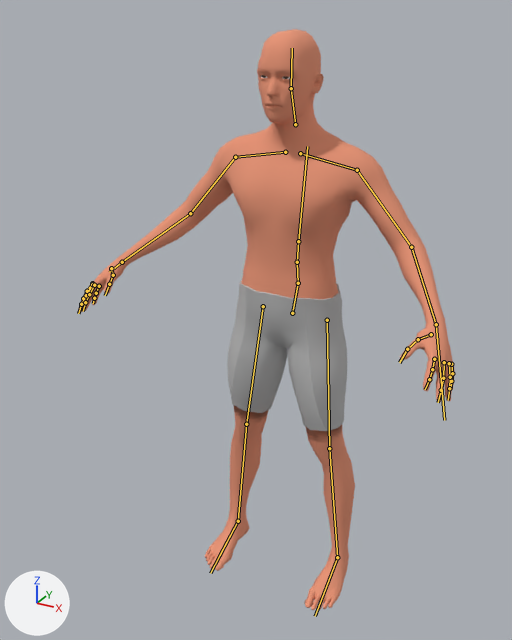
The glTF model ScoopsField/res/models/bodymodel_.glb: old version first, new version second.
Camera for both pictures: a camera (50 mm lens) standing at (0.87, -1.823, 1.796) and looking at (-0.034, -0.18, 0.974). The axes (+X, +Y, +Z) are drawn at lower left. The lights are the same throughout. The older version comes first. The bones that change, and the others that lie on the model, are drawn over the model as lines.

In view in the first picture: 'Human', 'Human.001'.
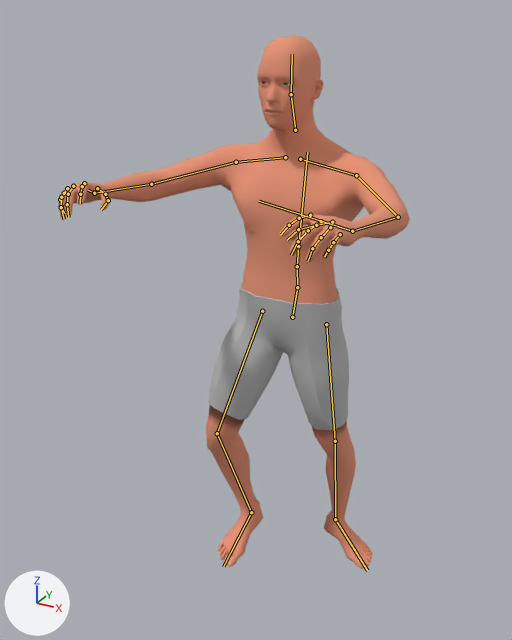
The newer file adds an action. The first version stands in its rest pose; the second is drawn at frame 4 of the action 'turn_right'.

Boxes [x1, y1, x2, y2] around the edits, measured in the pictures (512 x 640 px):
'Human', posed (7% narrower, 8% shorter): before [78, 29, 455, 611]; after [58, 35, 410, 569]
'Human.001', posed (17% wider, 12% shorter): before [227, 280, 355, 528]; after [206, 285, 356, 502]
bone 'pelvis', root to tip: before (292, 313) to (298, 283); after (292, 317) to (297, 287)
bone 'upperarm_l', root to tip: before (357, 170) to (411, 247); after (356, 175) to (398, 217)
bone 'lowerarm_l', root to tip: before (411, 247) to (436, 324); after (398, 217) to (352, 231)
bone 'hand_l', root to tip: before (436, 324) to (437, 340); after (352, 231) to (337, 226)
bone 'index_01_l', root to tip: before (434, 359) to (432, 369); after (310, 215) to (299, 218)
bone 'index_02_l', root to tip: before (432, 369) to (429, 379); after (299, 218) to (289, 225)
bone 'middle_01_l', root to tip: before (444, 362) to (443, 378); after (321, 221) to (308, 230)
bone 'middle_02_l', root to tip: before (443, 378) to (441, 390); after (308, 230) to (298, 241)
bone 'middle_03_l', root to tip: before (441, 390) to (438, 402); after (298, 241) to (291, 255)
bone 'pinky_01_l', root to tip: before (451, 364) to (452, 373); after (340, 234) to (333, 242)
bone 'pinky_02_l', root to tip: before (452, 373) to (451, 381); after (333, 242) to (328, 250)
bone 'pinky_03_l', root to tip: before (451, 381) to (451, 388); after (328, 250) to (324, 256)
bone 'ring_01_l', root to tip: before (449, 363) to (450, 377); after (330, 227) to (321, 237)
bone 'ring_02_l', root to tip: before (450, 377) to (449, 388); after (321, 237) to (312, 248)
bone 'ring_03_l', root to tip: before (449, 388) to (448, 400); after (312, 248) to (308, 261)
bone 'thumb_02_l', root to tip: before (418, 339) to (407, 349); after (316, 225) to (298, 229)
bone 'thumb_03_l', root to tip: before (407, 349) to (399, 362); after (298, 229) to (287, 240)
bone 'upperarm_r', root to tip: before (235, 157) to (190, 213); after (236, 162) to (151, 184)
bone 'lowerarm_r', root to tip: before (190, 213) to (122, 262); after (151, 184) to (94, 193)
bone 'hand_r', root to tip: before (122, 262) to (109, 272); after (94, 193) to (88, 190)
bone 'index_01_r', root to tip: before (92, 283) to (87, 291); after (84, 183) to (82, 186)
bone 'index_02_r', root to tip: before (87, 291) to (83, 298); after (82, 186) to (80, 194)
bone 'middle_01_r', root to tip: before (92, 284) to (86, 295); after (73, 186) to (68, 194)
bone 'middle_02_r', root to tip: before (86, 295) to (81, 304); after (68, 194) to (67, 204)
bone 'middle_03_r', root to tip: before (81, 304) to (78, 313); after (67, 204) to (68, 217)
bone 'pinky_01_r', root to tip: before (99, 286) to (96, 293); after (64, 193) to (60, 199)
bone 'pinky_02_r', root to tip: before (96, 293) to (94, 298); after (60, 199) to (61, 206)
bone 'pinky_03_r', root to tip: before (94, 298) to (93, 303); after (61, 206) to (64, 213)
bone 'ring_01_r', root to tip: before (94, 285) to (89, 294); after (67, 188) to (61, 197)
bone 'ring_02_r', root to tip: before (89, 294) to (85, 302); after (61, 197) to (61, 207)
bone 'ring_03_r', root to tip: before (85, 302) to (83, 311); after (61, 207) to (64, 219)
bone 'thumb_02_r', root to tip: before (113, 275) to (109, 284); after (105, 194) to (108, 200)
bone 'thumb_03_r', root to tip: before (109, 284) to (105, 295); after (108, 200) to (101, 210)
bone 'thigh_l', root to tip: before (327, 320) to (329, 448); after (326, 324) to (335, 441)
bone 'calf_l', root to tip: before (329, 448) to (337, 557); after (335, 441) to (335, 519)
bone 'foot_l', root to tip: before (337, 557) to (322, 596); after (335, 519) to (357, 553)
bone 'thigh_r', root to tip: before (263, 306) to (246, 424); after (262, 311) to (217, 433)
bone 'calf_r', root to tip: before (246, 424) to (238, 521); after (217, 433) to (251, 512)
bone 'foot_r', root to tip: before (238, 521) to (219, 555); after (251, 512) to (232, 549)

The change in detail:
Bone 'pelvis' (bone_pelvis) moves from (0.0, 0.0, 0.0) to (0.0, -0.014, -0.005).
Bone 'upperarm_l' (bone_upperarm_l) turns from (0, 0, 0) to (46, 7, 38) degrees about its own x, y and z.
Bone 'lowerarm_l' (bone_lowerarm_l) turns from (0, 0, 0) to (4, 2, 10) degrees about its own x, y and z.
Bone 'hand_l' (bone_hand_l) turns from (0, 0, 0) to (-11, -12, 21) degrees about its own x, y and z.
Bone 'index_01_l' (bone_index_01_l) moves from (0.0, 0.0, 0.0) to (0.001, 0.003, -0.001).
Bone 'index_01_l' (bone_index_01_l) turns from (0, 0, 0) to (12, 0, 0) degrees about its own x, y and z.
Bone 'index_02_l' (bone_index_02_l) turns from (0, 0, 0) to (12, 0, 0) degrees about its own x, y and z.
Bone 'middle_01_l' (bone_middle_01_l) moves from (0.0, 0.0, 0.0) to (0.001, 0.002, 0.001).
Bone 'middle_01_l' (bone_middle_01_l) turns from (0, 0, 0) to (18, 0, 0) degrees about its own x, y and z.
Bone 'middle_02_l' (bone_middle_02_l) turns from (0, 0, 0) to (18, 0, 0) degrees about its own x, y and z.
Bone 'middle_03_l' (bone_middle_03_l) turns from (0, 0, 0) to (18, 0, 0) degrees about its own x, y and z.
Bone 'pinky_01_l' (bone_pinky_01_l) moves from (0.0, 0.0, 0.0) to (0.0, -0.006, 0.0).
Bone 'pinky_01_l' (bone_pinky_01_l) turns from (0, 0, 0) to (25, 0, 0) degrees about its own x, y and z.
Bone 'pinky_02_l' (bone_pinky_02_l) turns from (0, 0, 0) to (25, 0, 0) degrees about its own x, y and z.
Bone 'pinky_03_l' (bone_pinky_03_l) turns from (0, 0, 0) to (25, 0, 0) degrees about its own x, y and z.
Bone 'ring_01_l' (bone_ring_01_l) moves from (0.0, 0.0, 0.0) to (0.0, 0.0, 0.001).
Bone 'ring_01_l' (bone_ring_01_l) turns from (0, 0, 0) to (22, 0, 0) degrees about its own x, y and z.
Bone 'ring_02_l' (bone_ring_02_l) turns from (0, 0, 0) to (22, 0, 0) degrees about its own x, y and z.
Bone 'ring_03_l' (bone_ring_03_l) turns from (0, 0, 0) to (22, 0, 0) degrees about its own x, y and z.
Bone 'thumb_02_l' (bone_thumb_02_l) turns from (0, 0, 0) to (15, 0, 0) degrees about its own x, y and z.
Bone 'thumb_03_l' (bone_thumb_03_l) turns from (0, 0, 0) to (15, 0, 0) degrees about its own x, y and z.
Bone 'upperarm_r' (bone_upperarm_r) turns from (0, 0, 0) to (46, -7, -38) degrees about its own x, y and z.
Bone 'lowerarm_r' (bone_lowerarm_r) turns from (0, 0, 0) to (4, -2, -10) degrees about its own x, y and z.
Bone 'hand_r' (bone_hand_r) turns from (0, 0, 0) to (-11, 12, -21) degrees about its own x, y and z.
Bone 'index_01_r' (bone_index_01_r) moves from (0.0, 0.0, 0.0) to (-0.001, 0.003, -0.001).
Bone 'index_01_r' (bone_index_01_r) turns from (0, 0, 0) to (12, 0, 0) degrees about its own x, y and z.
Bone 'index_02_r' (bone_index_02_r) turns from (0, 0, 0) to (12, 0, 0) degrees about its own x, y and z.
Bone 'middle_01_r' (bone_middle_01_r) moves from (0.0, 0.0, 0.0) to (-0.001, 0.002, 0.001).
Bone 'middle_01_r' (bone_middle_01_r) turns from (0, 0, 0) to (18, 0, 0) degrees about its own x, y and z.
Bone 'middle_02_r' (bone_middle_02_r) turns from (0, 0, 0) to (18, 0, 0) degrees about its own x, y and z.
Bone 'middle_03_r' (bone_middle_03_r) turns from (0, 0, 0) to (18, 0, 0) degrees about its own x, y and z.
Bone 'pinky_01_r' (bone_pinky_01_r) moves from (0.0, 0.0, 0.0) to (0.0, -0.006, 0.0).
Bone 'pinky_01_r' (bone_pinky_01_r) turns from (0, 0, 0) to (25, 0, 0) degrees about its own x, y and z.
Bone 'pinky_02_r' (bone_pinky_02_r) turns from (0, 0, 0) to (25, 0, 0) degrees about its own x, y and z.
Bone 'pinky_03_r' (bone_pinky_03_r) turns from (0, 0, 0) to (25, 0, 0) degrees about its own x, y and z.
Bone 'ring_01_r' (bone_ring_01_r) moves from (0.0, 0.0, 0.0) to (0.0, 0.0, 0.001).
Bone 'ring_01_r' (bone_ring_01_r) turns from (0, 0, 0) to (22, 0, 0) degrees about its own x, y and z.
Bone 'ring_02_r' (bone_ring_02_r) turns from (0, 0, 0) to (22, 0, 0) degrees about its own x, y and z.
Bone 'ring_03_r' (bone_ring_03_r) turns from (0, 0, 0) to (22, 0, 0) degrees about its own x, y and z.
Bone 'thumb_02_r' (bone_thumb_02_r) turns from (0, 0, 0) to (15, 0, 0) degrees about its own x, y and z.
Bone 'thumb_03_r' (bone_thumb_03_r) turns from (0, 0, 0) to (15, 0, 0) degrees about its own x, y and z.
Bone 'thigh_l' (bone_thigh_l) turns from (0, 0, 0) to (9, -1, -3) degrees about its own x, y and z.
Bone 'calf_l' (bone_calf_l) turns from (0, 0, 0) to (5, -2, 7) degrees about its own x, y and z.
Bone 'foot_l' (bone_foot_l) turns from (0, 0, 0) to (-6, -28, -48) degrees about its own x, y and z.
Bone 'thigh_r' (bone_thigh_r) turns from (0, 0, 0) to (-18, 0, -3) degrees about its own x, y and z.
Bone 'calf_r' (bone_calf_r) turns from (0, 0, 0) to (35, 5, -16) degrees about its own x, y and z.
Bone 'foot_r' (bone_foot_r) turns from (0, 0, 0) to (-10, -13, 10) degrees about its own x, y and z.
